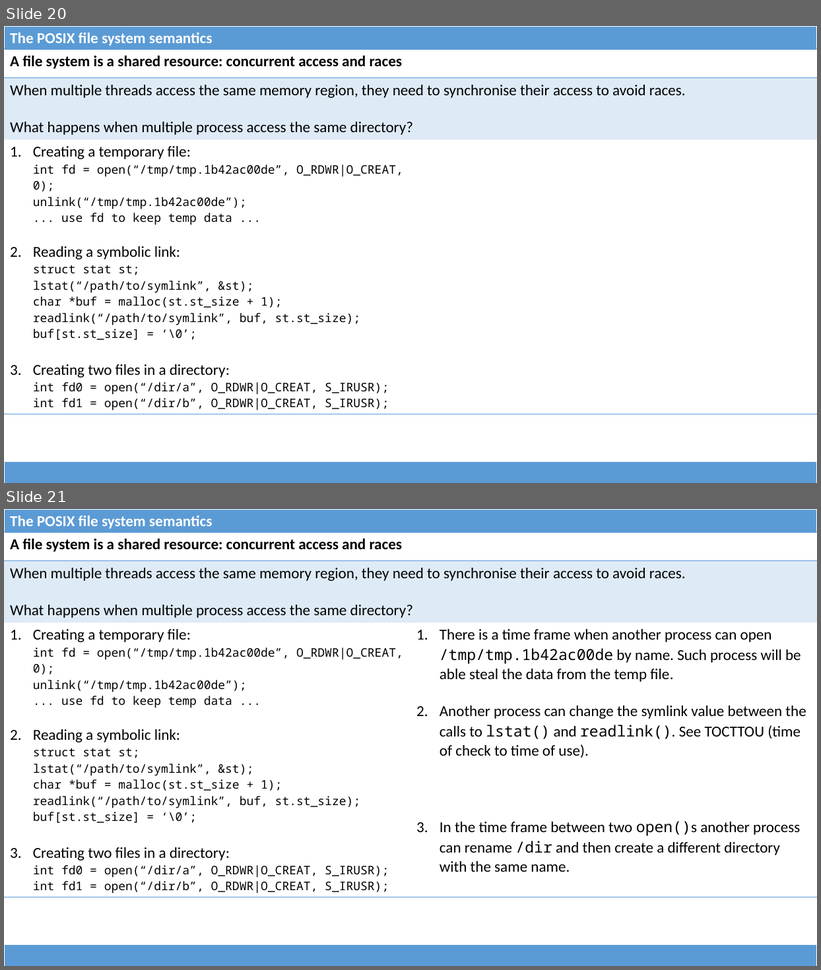
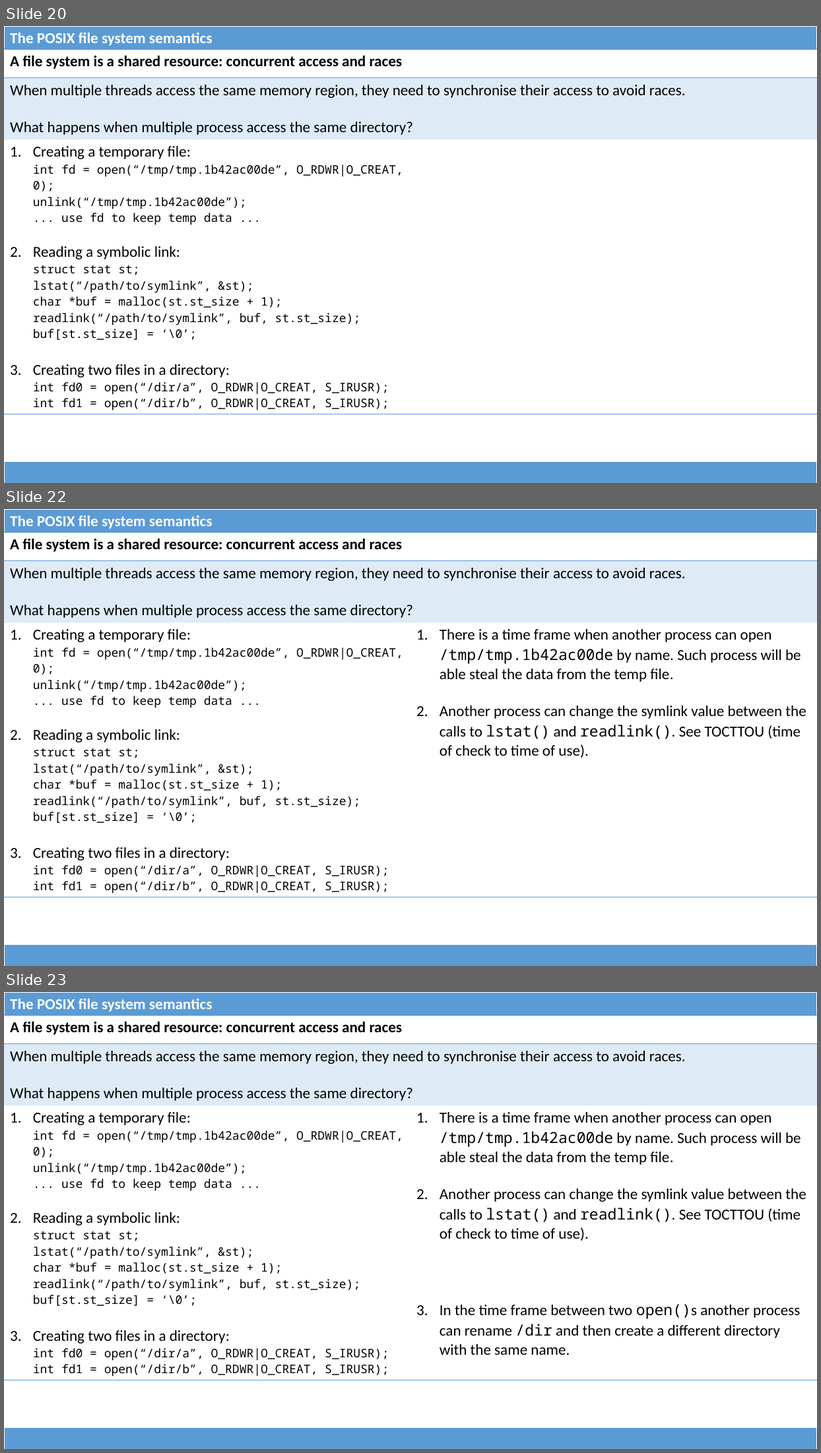
Before and after one commit to dominiquelefevre/filesystems-101-jb, a slide deck: talks/src/class01.pptx. Shown one above the other, each under a label of ours: slides 20 and 21 before the commit, slides 20, 22 and 23 after it; the slides between them are not shown. The pictures are 821x970 and 821x1453 pixels, drawn with LibreOffice and Linux fonts; fonts in the diff are those of the drawing. Boxes give left, top, right and bottom in pixels: in the first picture for what was removed or moved away, otherwise in the second. Text is boxed around its words. In the diff, an @@ line names an element or a change of style, - is before the commit and + after.

```diff
--- a/talks/src/class01.pptx
+++ b/talks/src/class01.pptx
@@ slide 22 added at bbox=[4, 509, 817, 966], background #FFFFFF @@
@@ table added at bbox=[4, 509, 817, 533], 1 rows, 1 columns @@
+The POSIX file system semantics
@@ table added at bbox=[4, 531, 817, 896], 3 rows, 2 columns @@
+A file system is a shared resource: concurrent access and races | 
+When multiple threads access the same memory region, they need to synchronise their access to avoid races. / What happens when multiple process access the same directory? | 
+Creating a temporary file: int fd = open(“/tmp/tmp.1b42ac00de”, O_RDWR|O_CREAT, 0); unlink(“/tmp/tmp.1b42ac00de”); ... use fd to keep temp data ... / Reading a symbolic link: struct stat st; lstat(“/path/to/symlink”, &st); char *buf = malloc(st.st_size + 1); readlink(“/path/to/symlink”, buf, st.st_size); buf[st.st_size] = ‘\0’; / Creating two files in a directory: int fd0 = open(“/dir/a”, O_RDWR|O_CREAT, S_IRUSR); int fd1 = open(“/dir/b”, O_RDWR|O_CREAT, S_IRUSR); | There is a time frame when another process can open /tmp/tmp.1b42ac00de by name. Such process will be able steal the data from the temp file. / Another process can change the symlink value between the calls to lstat() and readlink(). See TOCTTOU (time of check to time of use).
@@ table added at bbox=[4, 945, 817, 966], 1 rows, 1 columns @@
+
@@ what was slide 21 is now slide 23 @@
```
Also in this commit, not shown: 5 slides changed, 5 other slides added, 1 other file.
